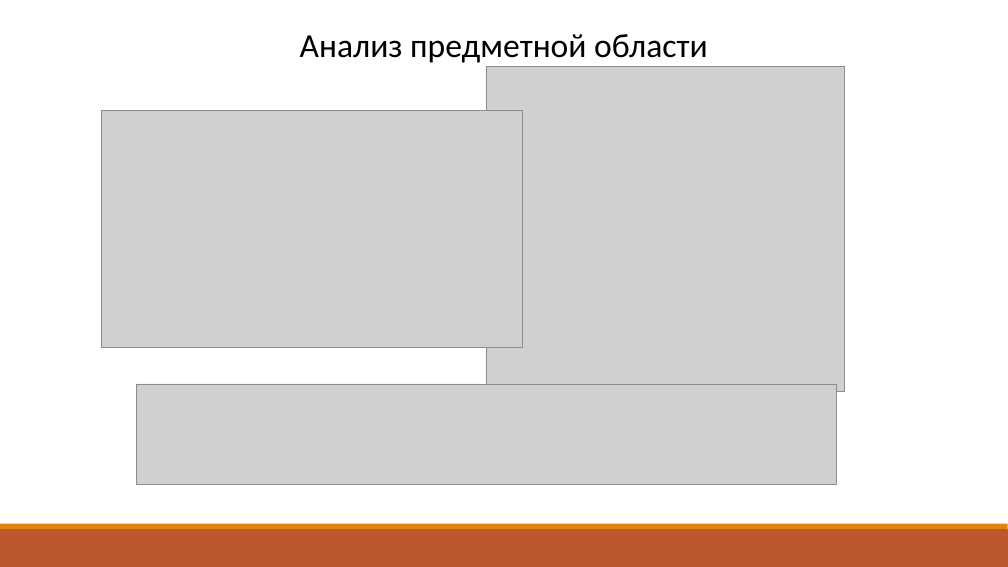
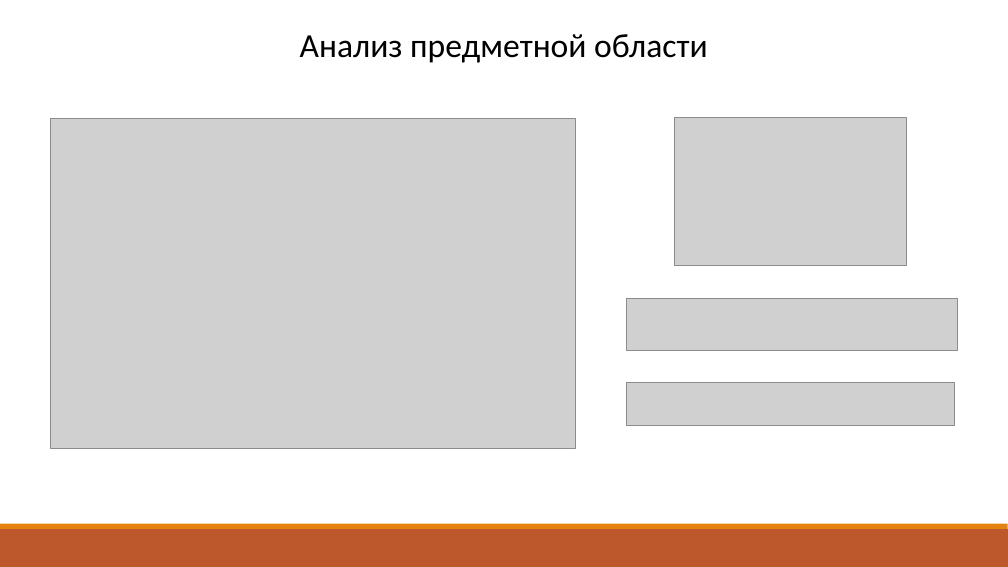
Before and after one commit to Artjxm/Uni-Dir-Across-PCs, a slide deck: slide 2 of 3rd-Grade/Sixth-Semester/Course-Project/docs/Московка_АА_Презентация.pptx. Drawn at 1008x567 pixels with LibreOffice and Linux fonts; fonts in the diff are those of the drawing; grey boxes stand for pictures. Boxes give left, top, right and bottom in pixels: in the first picture for what was removed or moved away, otherwise in the second. Text is boxed around its words. In the diff, an @@ line names an element or a change of style, - is before the commit and + after.

```diff
--- a/3rd-Grade/Sixth-Semester/Course-Project/docs/Московка_АА_Презентация.pptx
+++ b/3rd-Grade/Sixth-Semester/Course-Project/docs/Московка_АА_Презентация.pptx
@@ picture removed at [486,66,845,391] @@
@@ picture: place and size @@
-picture at [101,110,522,347]
+picture at [51,119,575,448]
@@ picture added at [675,117,907,265] @@
@@ picture added at [627,298,957,350] @@
@@ picture removed at [137,384,836,485] @@
@@ picture added at [627,383,954,425] @@
```
Also in this commit, not shown: 3 other slides changed, 7 slides added, 8 slides removed, 4 other files.
